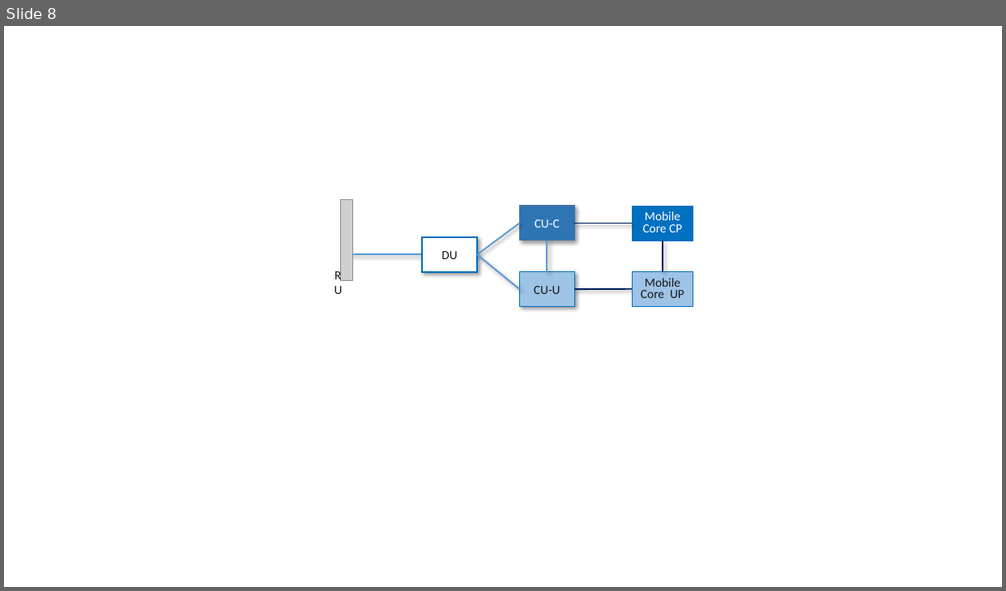
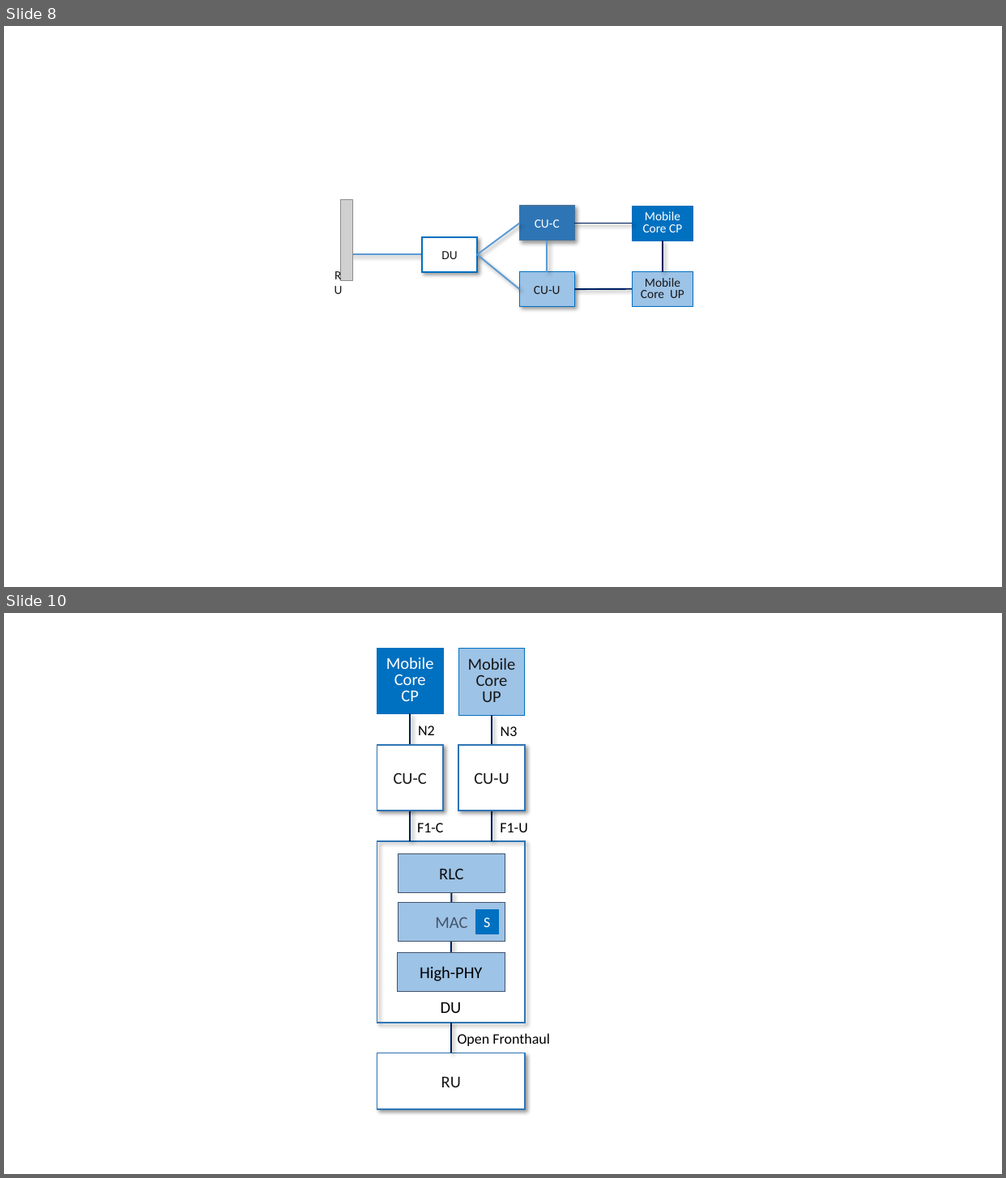
Before and after one commit to SystemsApproach/private5g, a slide deck: figures/sdn/figures.pptx. Shown one above the other, each under a label of ours: slide 8 before the commit, slides 8 and 10 after it; the slides between them are not shown. The pictures are 1006x591 and 1006x1178 pixels, drawn with LibreOffice and Linux fonts; fonts in the diff are those of the drawing; grey boxes stand for pictures. Boxes give left, top, right and bottom in pixels: in the first picture for what was removed or moved away, otherwise in the second. Text is boxed around its words. In the diff, an @@ line names an element or a change of style, - is before the commit and + after.

```diff
--- a/figures/sdn/figures.pptx
+++ b/figures/sdn/figures.pptx
@@ slide 10 added at (4, 613, 1002, 1174), background #FFFFFF @@
@@ rectangle added at (377, 648, 443, 714), fill #0070C0, outline #0070C0 0.5 pt, 16 pt, text #FFFFFF @@
+Mobile Core CP
@@ rectangle added at (458, 648, 524, 716), fill #9DC3E6, outline #0070C0 0.5 pt, 16 pt, text #181717 @@
+Mobile Core UP
@@ line added from (410, 745) to (410, 714), #002060 1.5 pt @@
@@ text added at (418, 726, 435, 735), 14 pt, text #000000 @@
+N2
@@ line added from (492, 745) to (492, 716), #002060 1.5 pt @@
@@ text added at (501, 726, 518, 736), 14 pt, text #000000 @@
+N3
@@ rectangle added at (377, 745, 443, 811), fill #FFFFFF, outline #2E75B6 1.5 pt, 16 pt, text #181717 @@
+CU-C
@@ rectangle added at (458, 745, 524, 811), fill #FFFFFF, outline #2E75B6 1.5 pt, 16 pt, text #181717 @@
+CU-U
@@ line added from (410, 841) to (410, 802), #002060 1.5 pt @@
@@ line added from (492, 841) to (492, 802), #002060 1.5 pt @@
@@ text added at (417, 823, 443, 833), 14 pt, text #000000 @@
+F1-C
@@ text added at (500, 823, 527, 833), 14 pt, text #000000 @@
+F1-U
@@ rectangle added at (377, 841, 525, 1023), outline #2E75B6 1.5 pt @@
@@ rectangle added at (398, 854, 505, 893), fill #9DC3E6, outline #44546A 0.5 pt, 16 pt, text #0D0D0D @@
+RLC
@@ rectangle added at (398, 903, 505, 942), fill #9DC3E6, outline #44546A 0.5 pt, 16 pt, text #44546A @@
+MAC
@@ line added from (451, 953) to (452, 892), #002060 1.5 pt @@
@@ rectangle added at (475, 910, 498, 934), fill #0070C0, outline #0070C0 0.5 pt, 14 pt, text #FFFFFF @@
+S
@@ rectangle added at (398, 953, 505, 992), fill #9DC3E6, outline #44546A 0.5 pt, 16 pt, text #000000 @@
+High-PHY
@@ text added at (441, 1003, 462, 1013), 16 pt, text #000000 @@
+DU
@@ line added from (451, 1053) to (451, 1023), #002060 1.5 pt @@
@@ text added at (458, 1033, 550, 1046), 14 pt, text #000000 @@
+Open Fronthaul
@@ rectangle added at (377, 1053, 525, 1110), fill #FFFFFF, outline #2E75B6 1.5 pt, 16 pt, text #181717 @@
+RU
```
Also in this commit, not shown: 1 slide changed, 6 other files.
